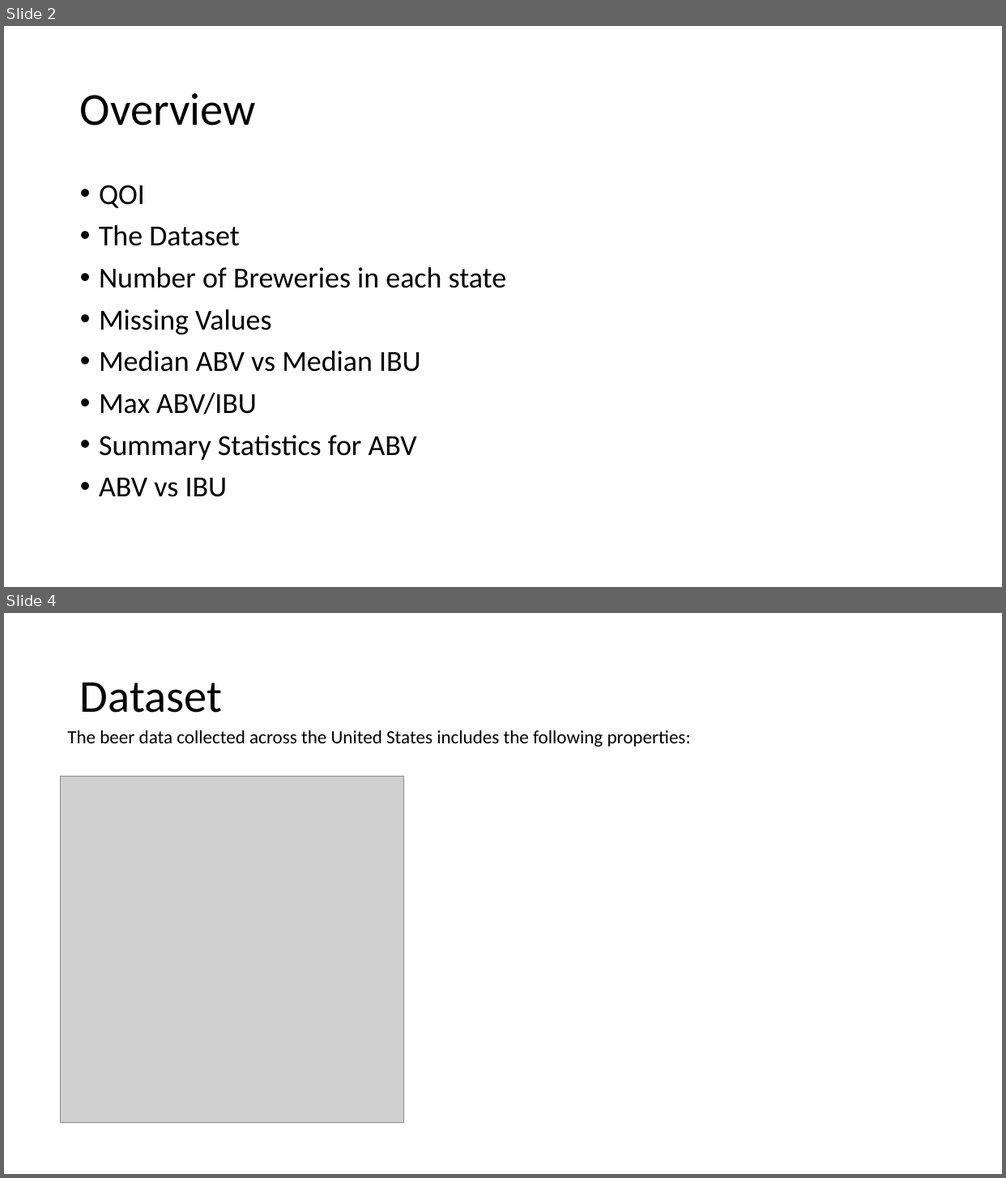
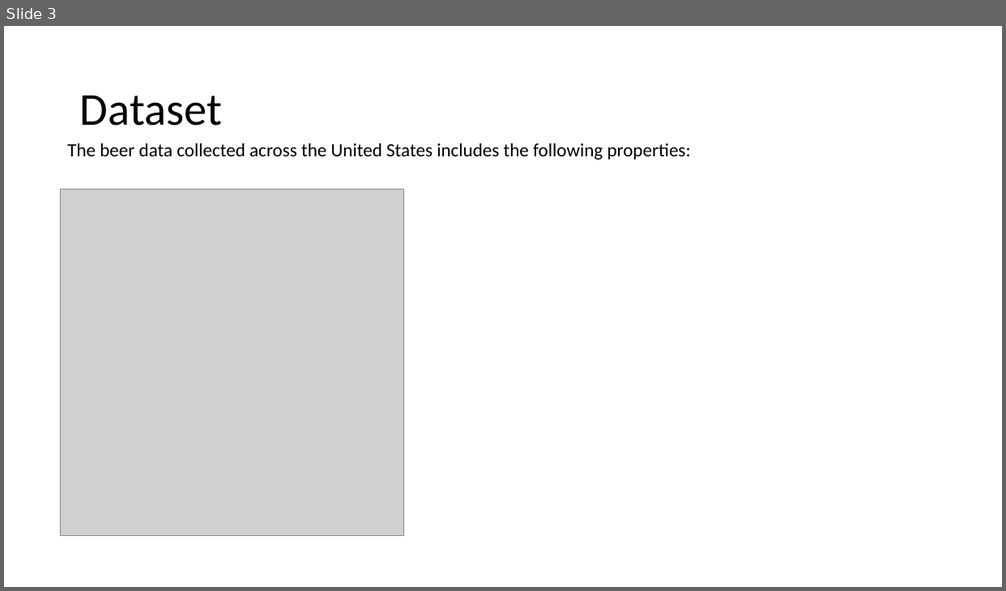
Before and after one commit to RiccoFerraro/dds_case_study_1, a slide deck: Beers_and_Breweries.pptx. Shown one above the other, each under a label of ours: slides 2 and 4 before the commit, slide 3 after it; the slides between them are not shown. The pictures are 1006x1178 and 1006x591 pixels, drawn with LibreOffice and Linux fonts; fonts in the diff are those of the drawing; grey boxes stand for pictures. Boxes give left, top, right and bottom in pixels: in the first picture for what was removed or moved away, otherwise in the second. Text is boxed around its words. In the diff, an @@ line names an element or a change of style, - is before the commit and + after.

```diff
--- a/Beers_and_Breweries.pptx
+++ b/Beers_and_Breweries.pptx
@@ slide 2 removed at [4,26,1002,587], background #FFFFFF @@
@@ title removed at [80,93,256,126] @@
-Overview
@@ text removed at [99,185,507,497] @@
-• QOI
-• The Dataset
-• Number of Breweries in each state
-• Missing Values
-• Median ABV vs Median IBU
-• Max ABV/IBU
-• Summary Statistics for ABV
-• ABV vs IBU
@@ what was slide 4 is now slide 3 @@
```
Also in this commit, not shown: 5 slides changed, 2 other slides removed, 3 other files.
